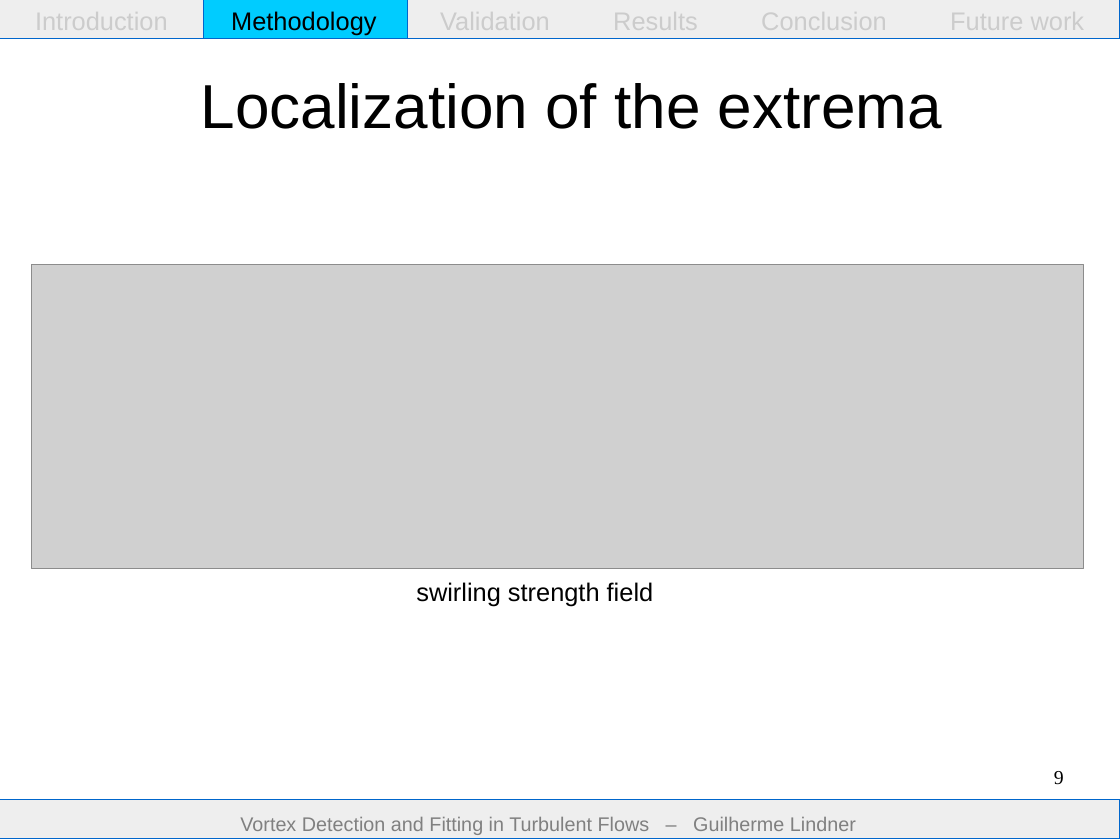
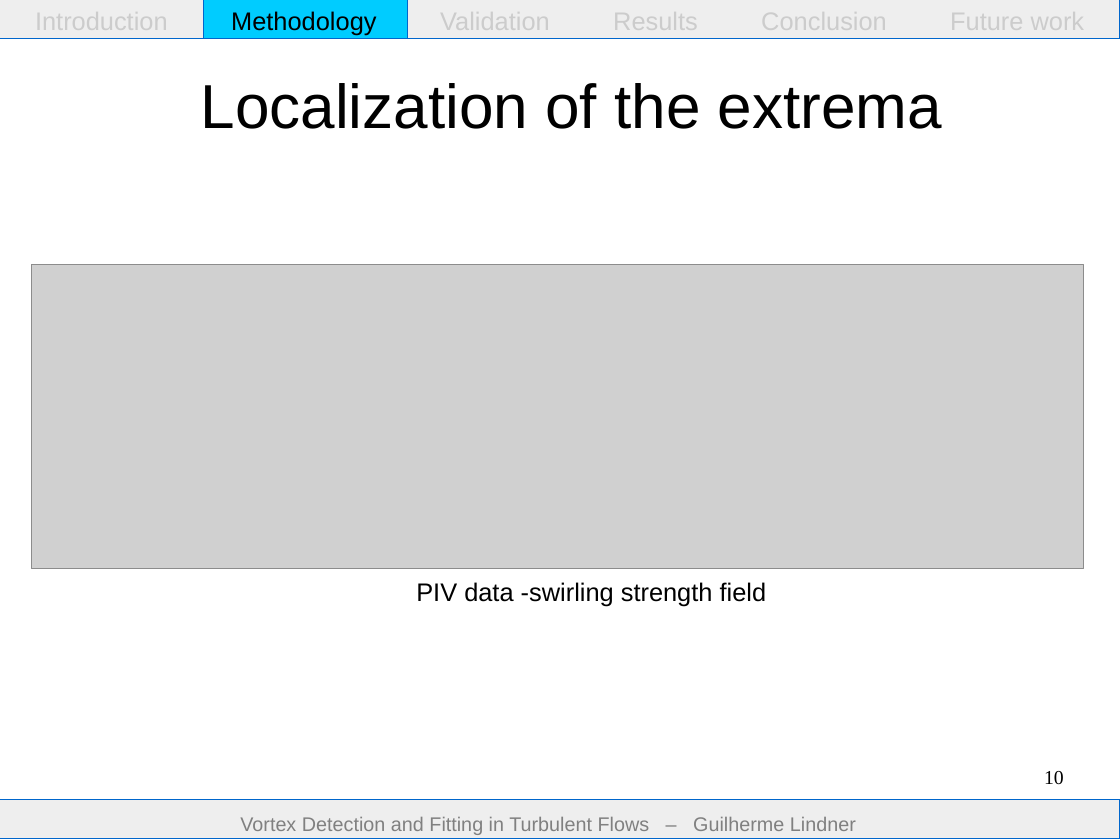
Before and after one commit to guilindner/VortexFitting, a slide deck: slide 10 of docs/report/presentation/presentation.odp (slide 9 before the commit). Drawn at 1120x840 pixels with LibreOffice and Linux fonts; fonts in the diff are those of the drawing; grey boxes stand for pictures. Boxes give left, top, right and bottom in pixels: in the first picture for what was removed or moved away, otherwise in the second. Text is boxed around its words. In the diff, an @@ line names an element or a change of style, - is before the commit and + after.

```diff
--- a/docs/report/presentation/presentation.odp
+++ b/docs/report/presentation/presentation.odp
@@ text at (416, 582, 767, 607): text changed @@
-swirling strength field
+PIV data -swirling strength field
@@ page number at (1044, 771, 1064, 785): text changed @@
-9
+10
```
Also in this commit, not shown: 11 other slides changed, 2 slides added.
